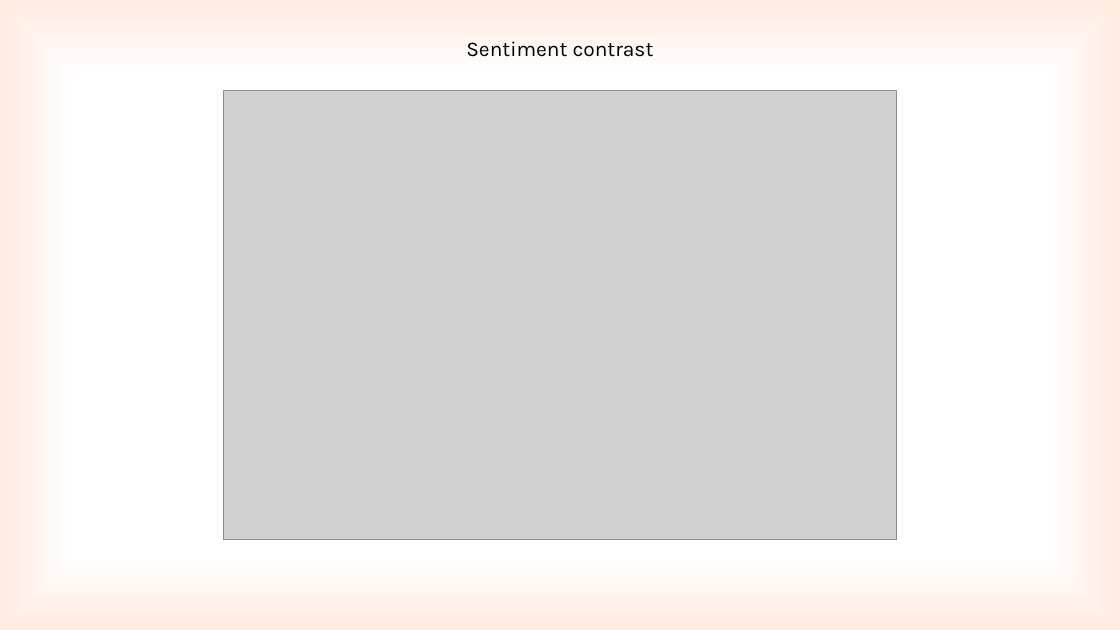
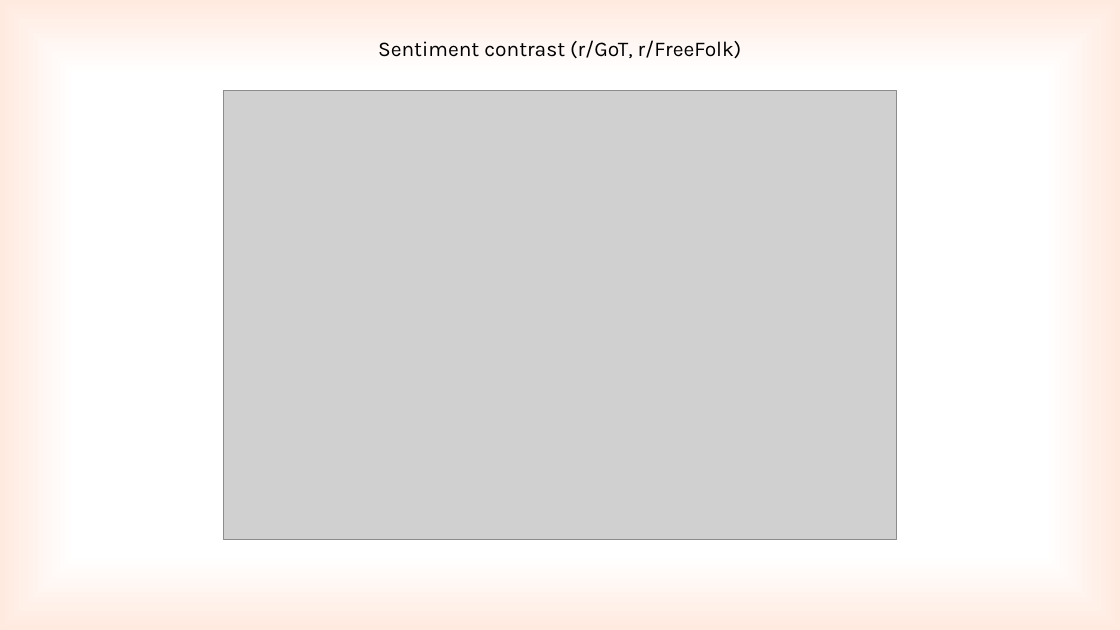
Before and after one commit to kwimbik/Applications-of-Computational-Intelligence, a slide deck: slide 10 of vizualizace.pptx (slide 9 before the commit). Drawn at 1120x630 pixels with LibreOffice and Linux fonts; fonts in the diff are those of the drawing; grey boxes stand for pictures. Boxes give left, top, right and bottom in pixels: in the first picture for what was removed or moved away, otherwise in the second. Text is boxed around its words. In the diff, an @@ line names an element or a change of style, - is before the commit and + after.

```diff
--- a/vizualizace.pptx
+++ b/vizualizace.pptx
@@ text at (x1=378, y1=40, x2=742, y2=59): text changed @@
-Sentiment contrast
+Sentiment contrast (r/GoT, r/FreeFolk)
```
Also in this commit, not shown: 8 other slides changed.
